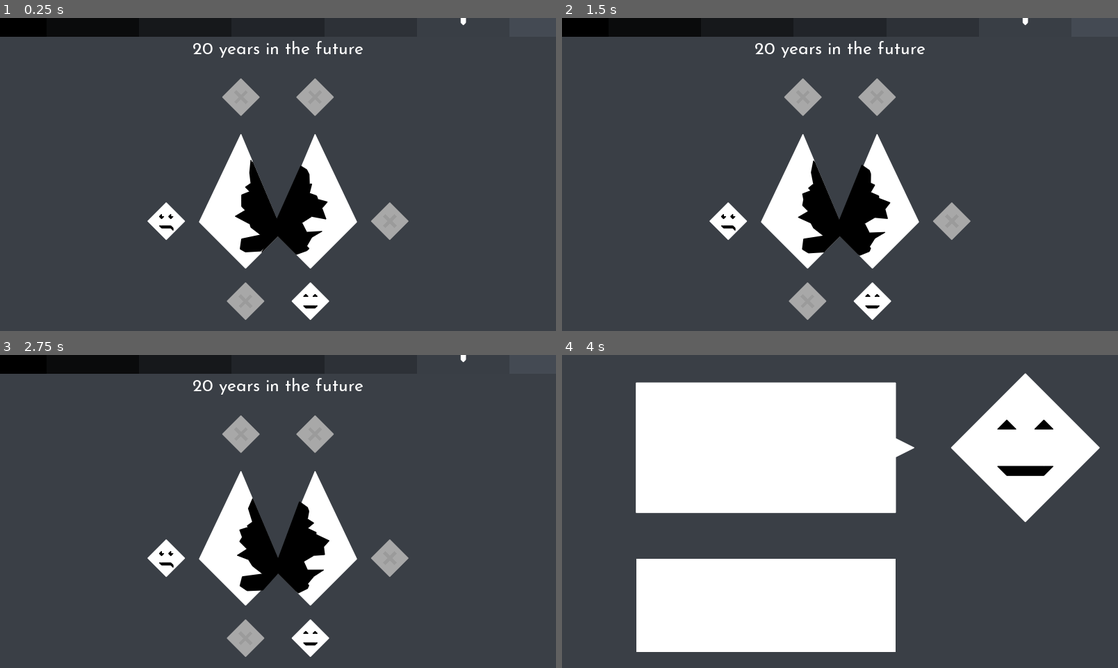
Above: before the commit, frames 1-4 (two rows, left to right).
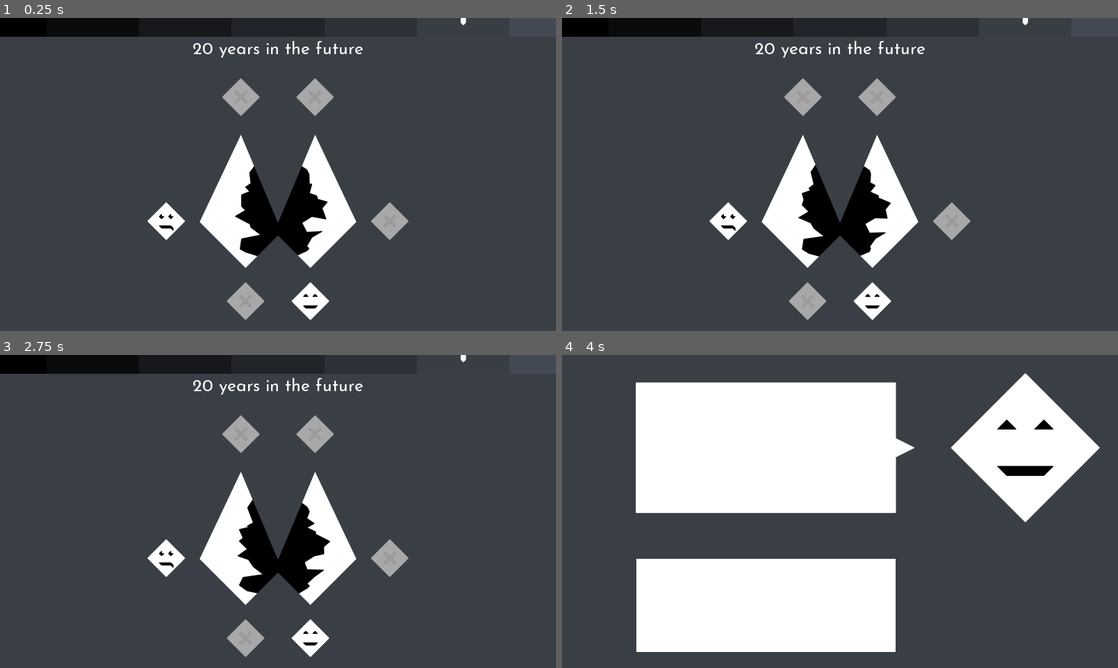
Above: after the commit, the same moments.

Repository: TidB/a-survey-in-a-small-town
Game: Godot game, scene res://start.tscn
Two runs of this game, one before a commit and one after it. Both use one fixed random seed, a clock stepped at 60 frames per second and the inputs below.
Inputs (mouse positions are in pixels of both pictures, inside the frame that each line leads up to):
- Up to frame 1 (0.25 s): no input
- Up to frame 2 (1.5 s): tap Enter at 0.5 s; move the mouse to (801, 96) at 0.52 s; click (801, 96) at 0.67 s; move the mouse to (878, 96) at 1.27 s; click (878, 96) at 1.42 s
- Up to frame 3 (2.75 s): move the mouse to (389, 558) at 2.02 s; click (389, 558) at 2.17 s
- Up to frame 4 (4 s): move the mouse to (873, 636) at 2.77 s; click (873, 636) at 2.92 s; tap Space at 3.5 s; move the mouse to (1023, 448) at 3.52 s; click (1023, 448) at 3.67 s

The runs differ from the first frame. In frame 1, 0.5% of the frame differs, in the area x 35-65%, y 37-81%; in frame 2, 0.5%; in frame 3, 0.6%; in frame 4, nothing differs.

Commit message:
Better rift

Diff:
--- a/start.gd
+++ b/start.gd
@@ -25,19 +25,19 @@
 		'offset': 0,
 		'name': 'Today',
 		'avail': [Global.Person.Alex, Global.Person.Emily, Global.Person.Nelly],
-		'rift': ['Small', 'SmallBase']
+		'rift': ['Small']
 	},
 	{
 		'offset': 5,
 		'name': '5 years in the future',
 		'avail': [Global.Person.Emily, Global.Person.Nelly],
-		'rift': ['Medium', 'MediumBase']
+		'rift': ['Medium']
 	},
 	{
 		'offset': 20,
 		'name': '20 years in the future',
 		'avail': [Global.Person.Emily, Global.Person.Nelly],
-		'rift': ['Large', 'LargeBase']
+		'rift': ['Large']
 	},
 	{
 		'offset': 60,
@@ -67,7 +67,7 @@
 	$Timeline/Label.text = TIME_CONFIG[value]['name']
 
 func update_bg(value):
-	$Background.color = Global.get_bg_color()
+	$TownCutout.color = Global.get_bg_color()
 
 func update_indicator(value):
 	var min_pos = 0
--- a/start.tscn
+++ b/start.tscn
@@ -20,7 +20,7 @@
 [sub_resource type="ShaderMaterial" id=7]
 shader = ExtResource( 6 )
 shader_param/amount = 6.0
-shader_param/speed = 2.0
+shader_param/speed = 1.5
 
 [sub_resource type="ShaderMaterial" id=8]
 shader = ExtResource( 6 )
@@ -59,14 +59,7 @@
 start_time = 5
 
 [node name="Background" type="Polygon2D" parent="."]
-color = Color( 0.133333, 0.145098, 0.164706, 1 )
 polygon = PoolVector2Array( 0, 0, 0, 1080, 1920, 1080, 1920, 0 )
-
-[node name="Town" type="Polygon2D" parent="."]
-position = Vector2( 960, 609 )
-scale = Vector2( 2, 2 )
-antialiased = true
-polygon = PoolVector2Array( -64, -104, -136, 47.5, -56, 127.5, 0, 71.5, 56, 127.5, 136, 47.5, 64, -104, 0, 48 )
 
 [node name="Rift" type="Node2D" parent="."]
 
@@ -76,45 +69,28 @@
 position = Vector2( 960, 728 )
 color = Color( 0, 0, 0, 1 )
 antialiased = true
-polygon = PoolVector2Array( 0.0151978, -23.0367, -5.2821, -35.4854, -16, -24, -8, -8, -16, 8, -8, 8, -16, 16, -8, 32, 0, 24, 8, 32, 16, 32, 8, 24, 16, 16, 8, 8, 16, 0, 8, -8, 16, -8, 8, -16, 7.16656, -39.9219 )
-
-[node name="SmallBase" type="Polygon2D" parent="Rift"]
-visible = false
-color = Color( 0, 0, 0, 1 )
-antialiased = true
-polygon = PoolVector2Array( 953.094, 688.69, 960, 704, 967.179, 687.955, 968, 712, 960, 728, 968, 736, 968, 752, 976, 768, 960, 752, 952, 760, 952, 744, 960, 728, 952, 712 )
+polygon = PoolVector2Array( 0, -32, 0, -48, -16, -24, -8, -8, -16, 8, -8, 8, -16, 16, -8, 40, 0, 32, 8, 40, 16, 32, 8, 24, 16, 16, 8, 8, 16, 0, 8, -8, 16, -8, 8, -16, 0, -48 )
 
 [node name="Medium" type="Polygon2D" parent="Rift"]
 visible = false
 material = SubResource( 6 )
 color = Color( 0, 0, 0, 1 )
 antialiased = true
-polygon = PoolVector2Array( 944, 664, 936, 672, 944, 688, 928, 704, 936, 712, 944, 712, 944, 736, 936, 744, 928, 768, 928, 776, 944, 768, 960, 752, 992, 784, 1016, 768, 1000, 760, 1008, 744, 992, 728, 1000, 712, 984, 704, 984, 688, 992, 672, 976, 664, 960, 704 )
-
-[node name="MediumBase" type="Polygon2D" parent="Rift"]
-visible = false
-color = Color( 0, 0, 0, 1 )
-antialiased = true
-polygon = PoolVector2Array( 943.333, 665.335, 960, 704, 976.744, 665.026, 976, 696, 984, 760, 992, 784, 960, 752, 936, 776, 936, 776, 936, 768, 936, 768, 944, 752, 952, 736, 952, 696, 944, 680 )
+polygon = PoolVector2Array( 944, 656, 936, 672, 944, 688, 928, 704, 936, 712, 944, 712, 944, 736, 936, 744, 928, 768, 928, 776, 944, 776, 960, 760, 992, 792, 1016, 768, 1000, 760, 1008, 744, 992, 728, 1000, 712, 984, 704, 984, 688, 992, 672, 976, 656, 960, 696 )
 
 [node name="Large" type="Polygon2D" parent="Rift"]
 visible = false
 material = SubResource( 7 )
 color = Color( 0, 0, 0, 1 )
 antialiased = true
-polygon = PoolVector2Array( 960, 704, 872, 496, 856, 528, 872, 576, 848, 584, 864, 600, 832, 608, 840, 632, 832, 648, 848, 664, 816, 688, 864, 712, 872, 728, 904, 752, 840, 768, 824, 792, 848, 808, 904, 808, 960, 752, 1024, 816, 1056, 800, 1072, 800, 1056, 784, 1080, 760, 1112, 736, 1056, 736, 1048, 712, 1080, 688, 1120, 688, 1112, 656, 1136, 640, 1096, 624, 1088, 608, 1064, 600, 1080, 576, 1064, 568, 1072, 544, 1056, 520, 1040, 512 )
-
-[node name="LargeBase" type="Polygon2D" parent="Rift"]
-visible = false
-color = Color( 0, 0, 0, 1 )
-antialiased = true
-polygon = PoolVector2Array( 872, 496, 888, 584, 888, 584, 936, 752, 904, 808, 960, 752, 1024, 816, 1024, 696, 1040, 608, 1040, 512, 960, 704 )
+polygon = PoolVector2Array( 960, 680, 888, 488, 856, 528, 872, 576, 848, 584, 864, 600, 832, 608, 840, 632, 832, 648, 848, 664, 816, 688, 864, 712, 872, 728, 904, 752, 840, 768, 824, 792, 848, 808, 912, 824, 960, 768, 1016, 832, 1056, 800, 1072, 800, 1056, 784, 1080, 760, 1112, 736, 1056, 736, 1048, 712, 1080, 688, 1120, 688, 1112, 656, 1136, 640, 1096, 624, 1088, 608, 1064, 600, 1080, 576, 1064, 568, 1072, 544, 1056, 520, 1032, 504 )
 
 [node name="Final" type="Polygon2D" parent="Rift"]
 visible = false
 material = SubResource( 8 )
 position = Vector2( 960, 609 )
 scale = Vector2( 2, 2 )
+z_index = 1
 color = Color( 0, 0, 0, 1 )
 antialiased = true
 polygon = PoolVector2Array( -64, -104.5, -76, -88.5, -80.8212, -82.4735, -92, -68.5, -93.7195, -56.4637, -96, -40.5, -1 …(566 unchanged characters)…
@@ -126,6 +102,11 @@
 color = Color( 0, 0, 0, 1 )
 antialiased = true
 polygon = PoolVector2Array( -64, -104.5, -136.076, 47.5728, -56, 127.5, 0, 71.5, 56, 127.5, 136.205, 47.4615, 64, -104.5, 0, 47.5 )
+
+[node name="TownCutout" type="Polygon2D" parent="."]
+color = Color( 0.133333, 0.145098, 0.164706, 1 )
+antialiased = true
+polygon = PoolVector2Array( 0, 0, 0, 1080, 848, 1080, 848, 864, 688, 704, 832, 400, 960, 704, 1088, 400, 1232, 704, 1072, 864, 960, 752, 848, 864, 848, 1080, 1920, 1080, 1920, 0 )
 
 [node name="People" type="Node" parent="."]
 
